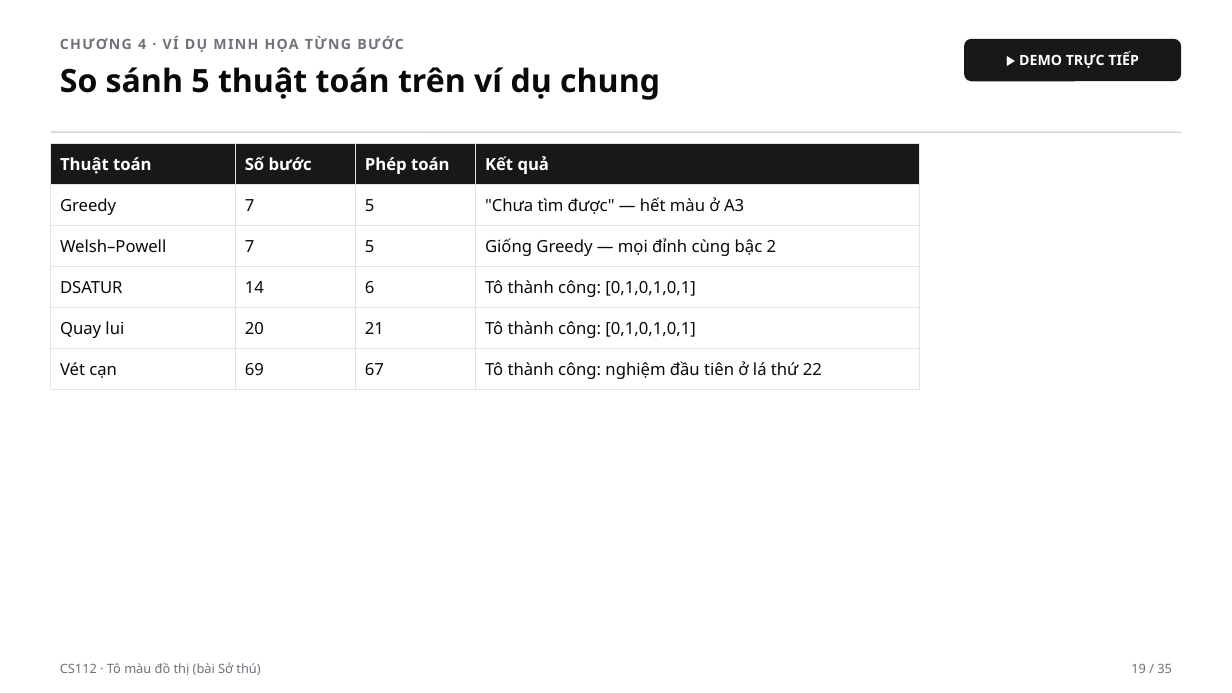
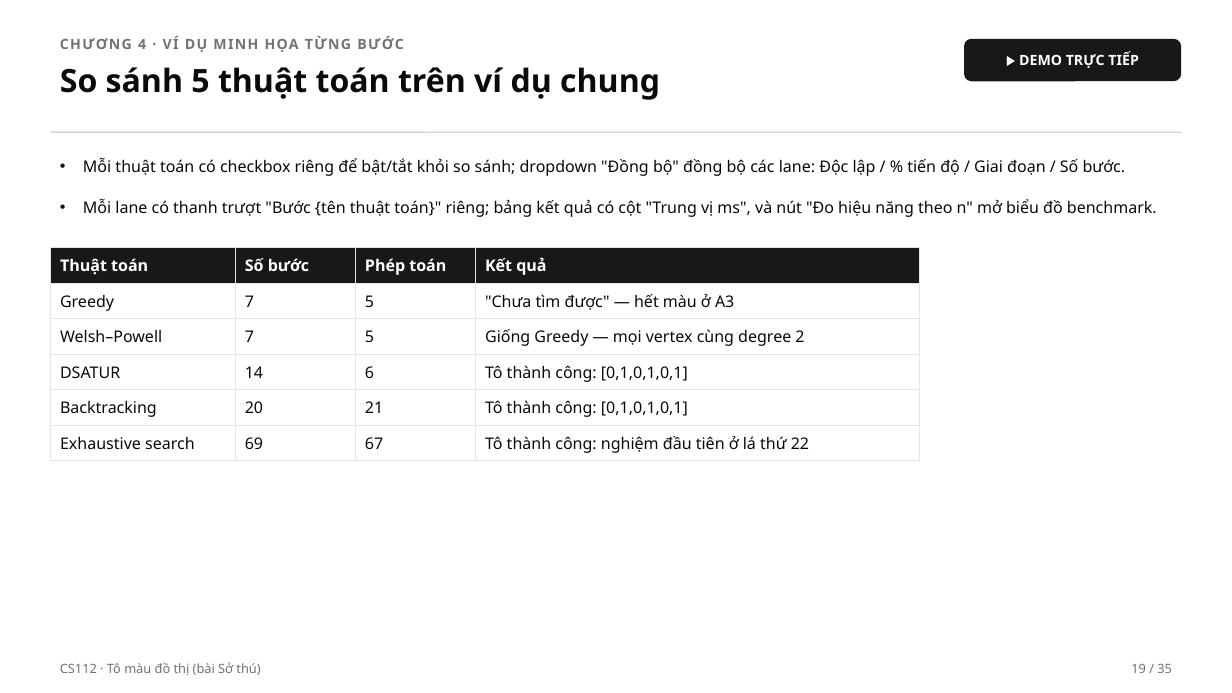
Before and after one commit to tkhieu/algorithm-visualizer, a slide deck: slide 19 of presentation/algorithm-visualizer-video.pptx. Drawn at 1232x693 pixels with LibreOffice and Linux fonts; fonts in the diff are those of the drawing. Boxes give left, top, right and bottom in pixels: in the first picture for what was removed or moved away, otherwise in the second. Text is boxed around its words. In the diff, an @@ line names an element or a change of style, - is before the commit and + after.

```diff
--- a/presentation/algorithm-visualizer-video.pptx
+++ b/presentation/algorithm-visualizer-video.pptx
@@ text added at bbox=[83, 158, 1157, 217], 12.5 pt, text #0A0A0A @@
+• Mỗi thuật toán có checkbox riêng để bật/tắt khỏi so sánh; dropdown "Đồng bộ" đồng bộ các lane: Độc lập / % tiến độ / Giai đoạn / Số bước.
+• Mỗi lane có thanh trượt "Bước {tên thuật toán}" riêng; bảng kết quả có cột "Trung vị ms", và nút "Đo hiệu năng theo n" mở biểu đồ benchmark.
@@ table at bbox=[51, 248, 920, 461] @@
-row 3, column 4: Giống Greedy — mọi đỉnh cùng bậc 2
+row 3, column 4: Giống Greedy — mọi vertex cùng degree 2
-row 5, column 1: Quay lui
+row 5, column 1: Backtracking
-row 6, column 1: Vét cạn
+row 6, column 1: Exhaustive search
@@ size 13 to 12.5 pt in "Thuật toán", "Số bước", "Phép toán", "Kết quả" and 17 more places @@
@@ table: place and size @@
-table at bbox=[51, 143, 920, 390]
+table at bbox=[51, 248, 920, 461]
```
Also in this commit, not shown: 25 other slides changed, 3 other files.
